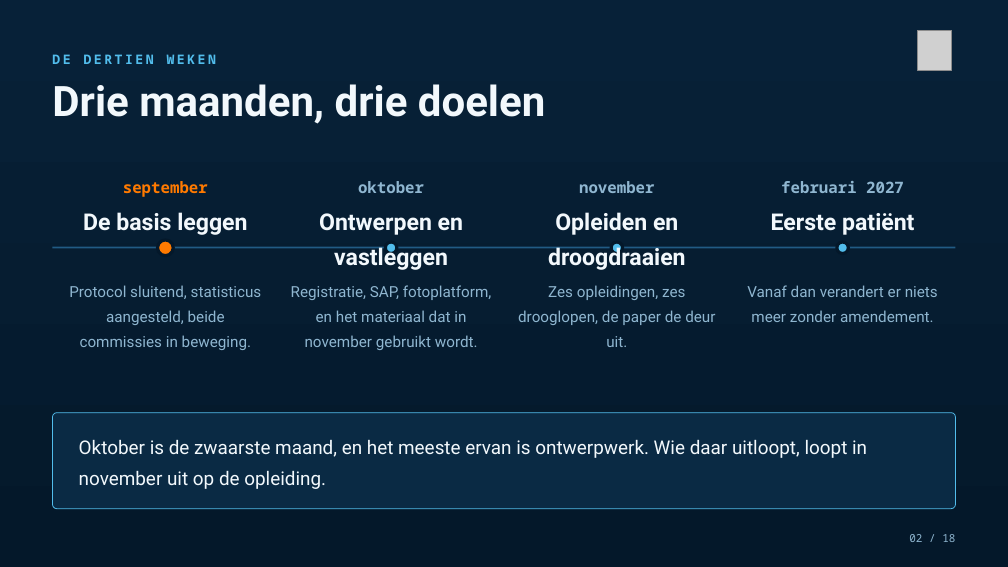
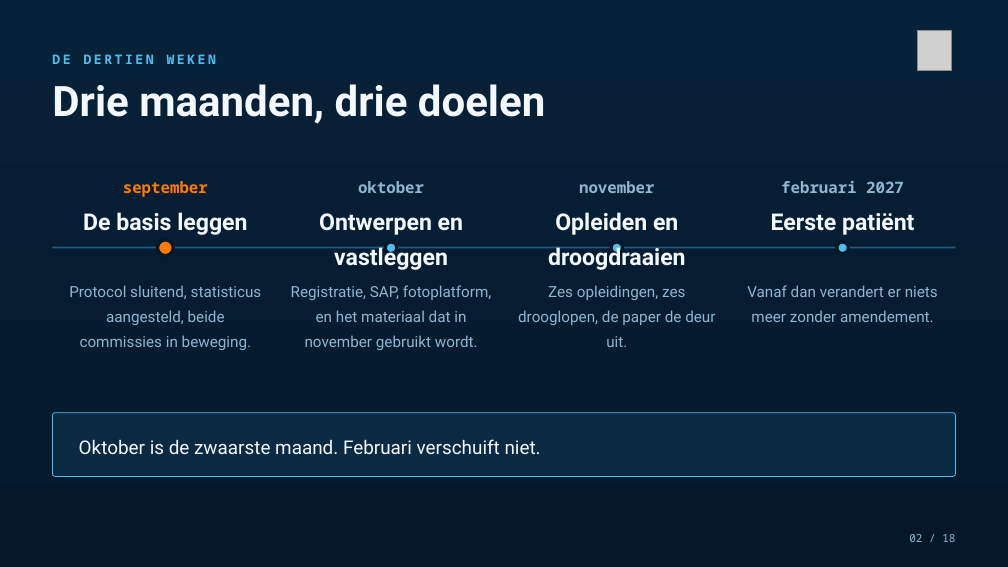
Before and after one commit to Dellfs/paradise-project, a slide deck: slide 2 of PARADISE_presentatie/PARADISE_planning_sep-nov.pptx. Drawn at 1008x567 pixels with LibreOffice and Linux fonts; fonts in the diff are those of the drawing; grey boxes stand for pictures. Boxes give left, top, right and bottom in pixels: in the first picture for what was removed or moved away, otherwise in the second. Text is boxed around its words. In the diff, an @@ line names an element or a change of style, - is before the commit and + after.

```diff
--- a/PARADISE_presentatie/PARADISE_planning_sep-nov.pptx
+++ b/PARADISE_presentatie/PARADISE_planning_sep-nov.pptx
@@ rounded rectangle: place and size @@
-rounded rectangle at box(52, 413, 955, 509)
+rounded rectangle at box(52, 413, 955, 476)
@@ text at box(79, 439, 541, 454): text changed @@
-Oktober is de zwaarste maand, en het meeste ervan is ontwerpwerk. Wie daar uitloopt, loopt in november uit op de opleiding.
+Oktober is de zwaarste maand. Februari verschuift niet.
```
Also in this commit, not shown: 8 other slides changed, 1 other file.
